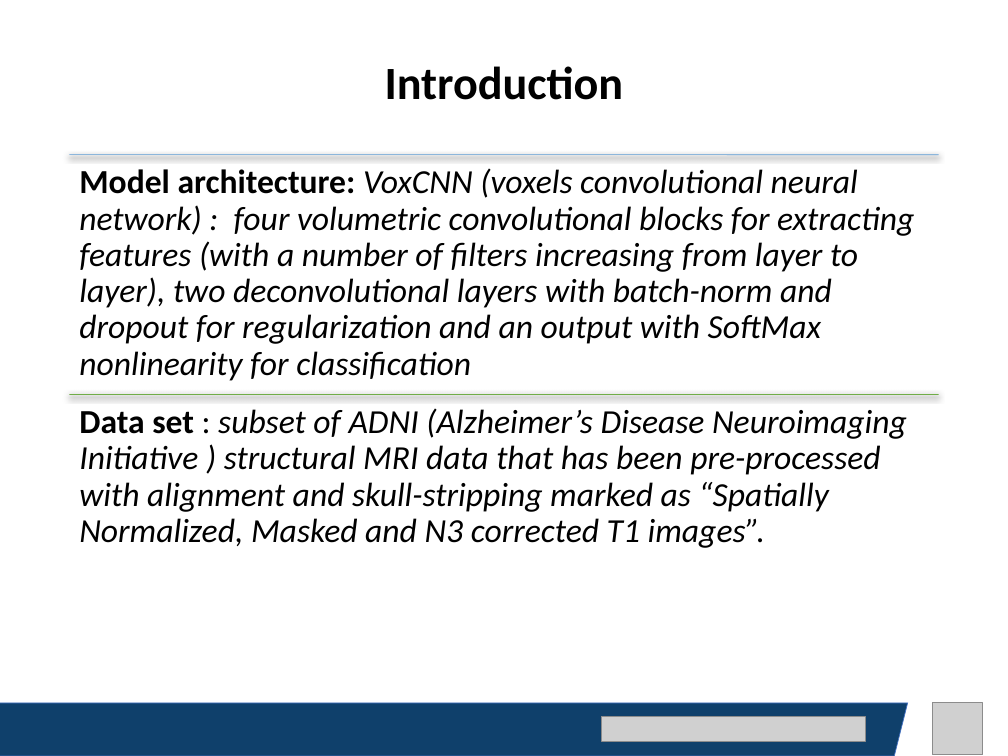
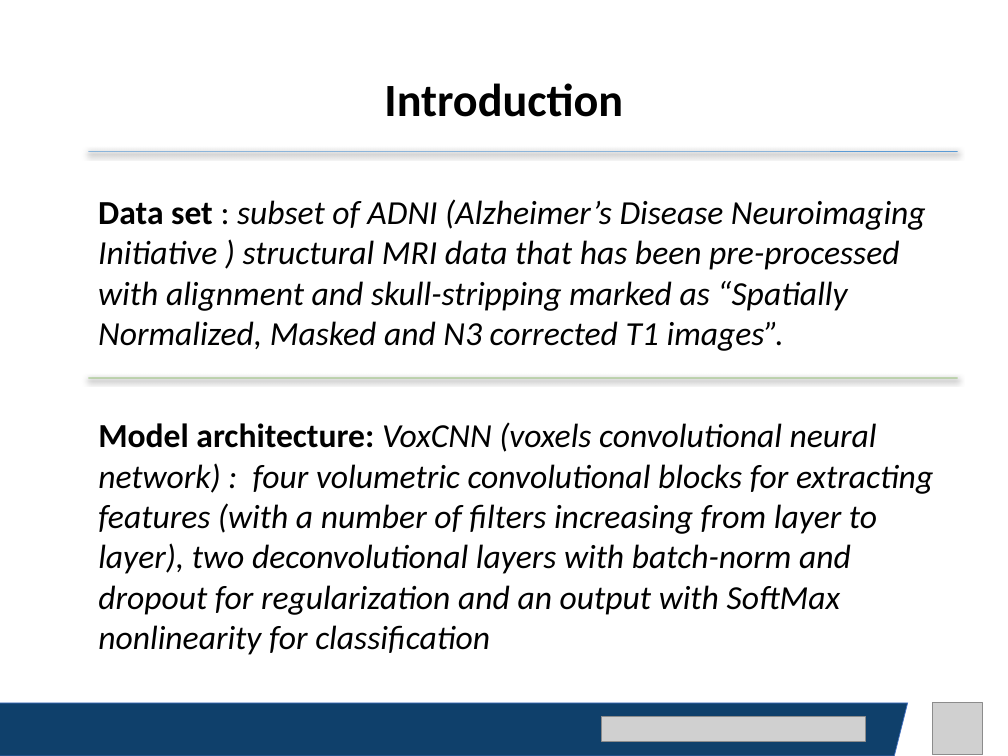
Before and after one commit to lilanpei/ADNI, a slide deck: slide 2 of ISPR_Final_Project_report_LanpeiLi.pptx. Drawn at 1008x756 pixels with LibreOffice and Linux fonts; fonts in the diff are those of the drawing; grey boxes stand for pictures. Boxes give left, top, right and bottom in pixels: in the first picture for what was removed or moved away, otherwise in the second. Text is boxed around its words. In the diff, an @@ line names an element or a change of style, - is before the commit and + after.

```diff
--- a/ISPR_Final_Project_report_LanpeiLi.pptx
+++ b/ISPR_Final_Project_report_LanpeiLi.pptx
@@ text "Introduction" at (384, 83, 623, 117): vertical alignment middle to bottom @@
@@ line moved from (70, 154) - (938, 154) to (89, 151) - (958, 151) @@
@@ text "Data set : subset of ..." at (98, 199, 926, 351): line spacing 0.9 to 1; less space between paragraphs @@
@@ text "Data set : subset of ...": place and size @@
-text "Data set : subset of ..." at (79, 408, 907, 548)
+text "Data set : subset of ..." at (98, 199, 926, 351)
@@ line moved from (70, 394) - (938, 394) to (89, 378) - (958, 378) @@
@@ text "Model architecture: VoxCNN (voxels convolutional ...": place and size @@
-text "Model architecture: VoxCNN (voxels convolutional ..." at (79, 168, 914, 381)
+text "Model architecture: VoxCNN (voxels convolutional ..." at (98, 422, 933, 655)
@@ text "Model architecture: VoxCNN (voxels convolutional ..." at (98, 422, 933, 655): line spacing 0.9 to 1; less space between paragraphs @@
```
Also in this commit, not shown: 5 other slides changed, 4 slides added.
